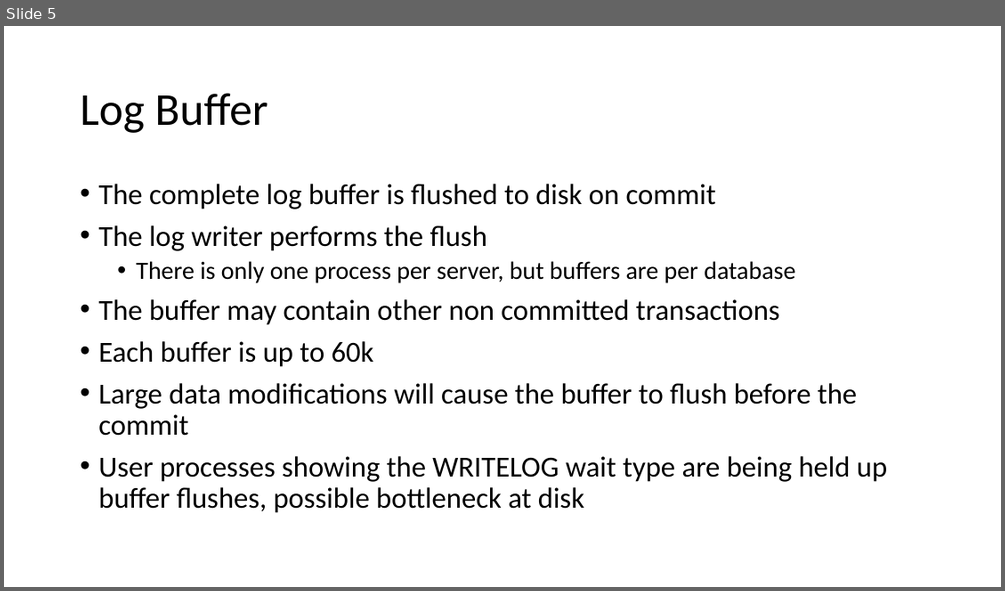
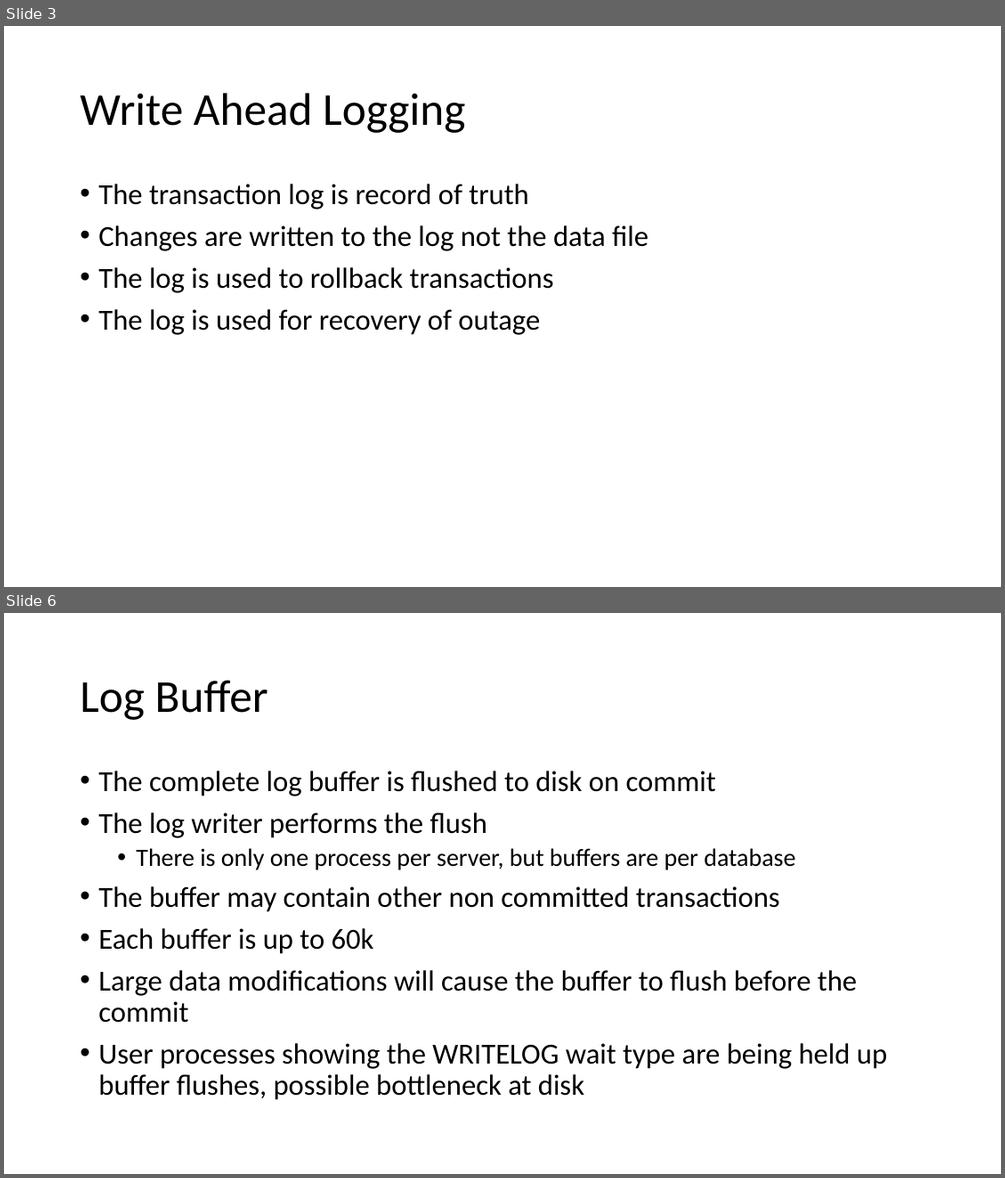
Before and after one commit to sabinio/SQLTraining, a slide deck: Slides/1. Logging.pptx. Shown one above the other, each under a label of ours: slide 5 before the commit, slides 3 and 6 after it; the slides between them are not shown. The pictures are 1005x591 and 1005x1178 pixels, drawn with LibreOffice and Linux fonts; fonts in the diff are those of the drawing. Boxes give left, top, right and bottom in pixels: in the first picture for what was removed or moved away, otherwise in the second. Text is boxed around its words. In the diff, an @@ line names an element or a change of style, - is before the commit and + after.

```diff
--- a/Slides/1. Logging.pptx
+++ b/Slides/1. Logging.pptx
@@ slide 3 added at [4,26,1001,587], background #FFFFFF @@
@@ title added at [80,93,465,133], 44 pt, text #000000 @@
+Write Ahead Logging
@@ text added at [98,184,648,335], 28 pt, text #000000 @@
+• The transaction log is record of truth
+• Changes are written to the log not the data file
+• The log is used to rollback transactions
+• The log is used for recovery of outage
@@ what was slide 5 is now slide 6 @@
```
Also in this commit, not shown: 1 slide changed, 3 other slides added, 3 slides removed.
